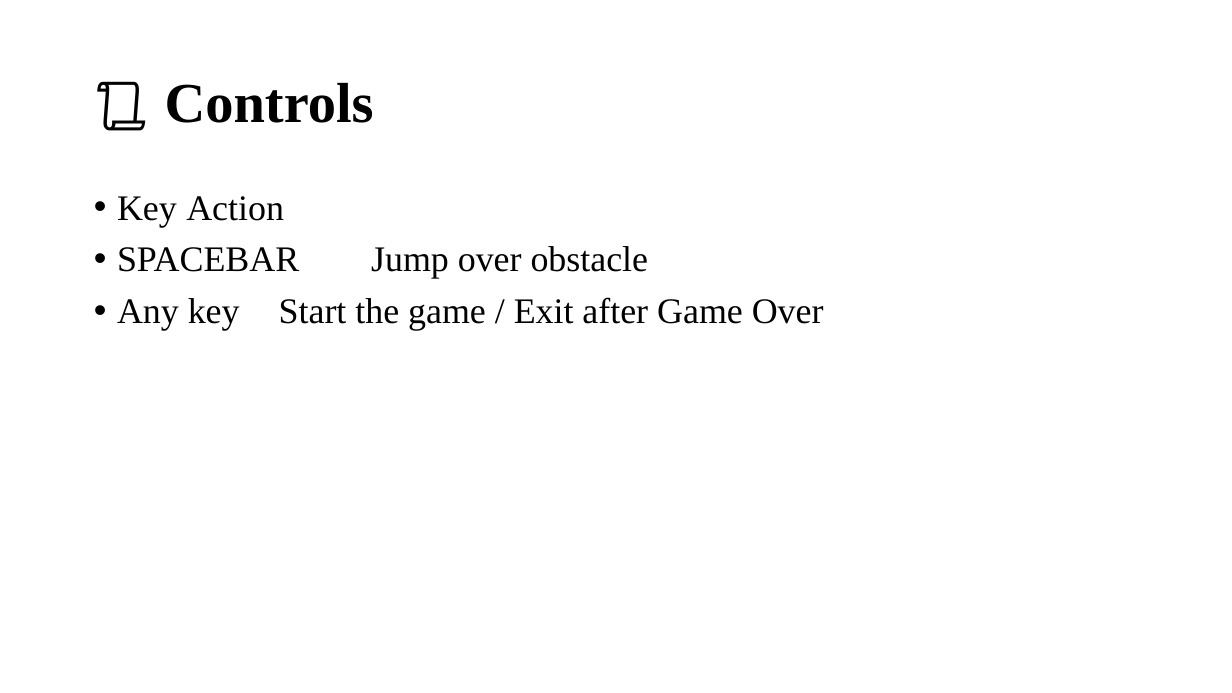
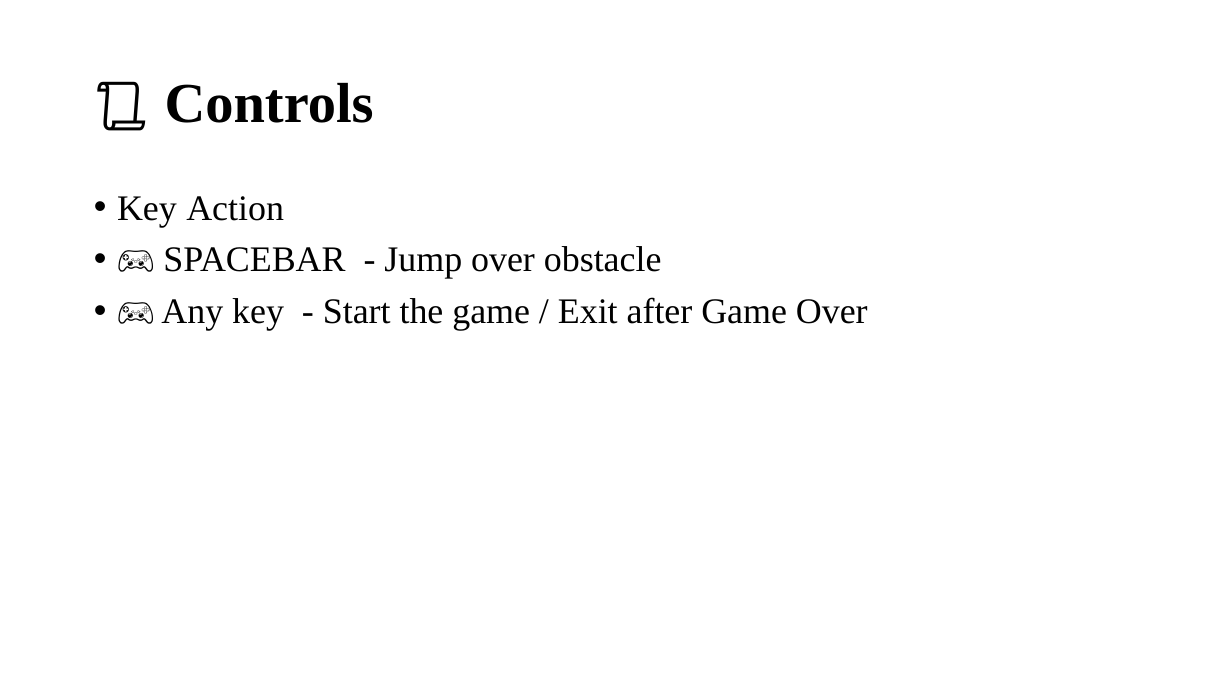
Before and after one commit to Abelink2119/Sage, a slide deck: slide 6 of Sage project/C++ Project/Dino Game Project Description.pptx. Drawn at 1232x693 pixels with LibreOffice and Linux fonts; fonts in the diff are those of the drawing. Boxes give left, top, right and bottom in pixels: in the first picture for what was removed or moved away, otherwise in the second. Text is boxed around its words. In the diff, an @@ line names an element or a change of style, - is before the commit and + after.

Commit message:
Update Game project using C++

```diff
--- a/Sage project/C++ Project/Dino Game Project Description.pptx
+++ b/Sage project/C++ Project/Dino Game Project Description.pptx
@@ text at box(161, 246, 868, 330): text changed @@
-• SPACEBAR Jump over obstacle
-• Any key Start the game / Exit after Game Over
+• 🎮 SPACEBAR - Jump over obstacle
+• 🎮 Any key - Start the game / Exit after Game Over
```
Also in this commit, not shown: 1 other slide changed, 2 slides added, 4 other files.
